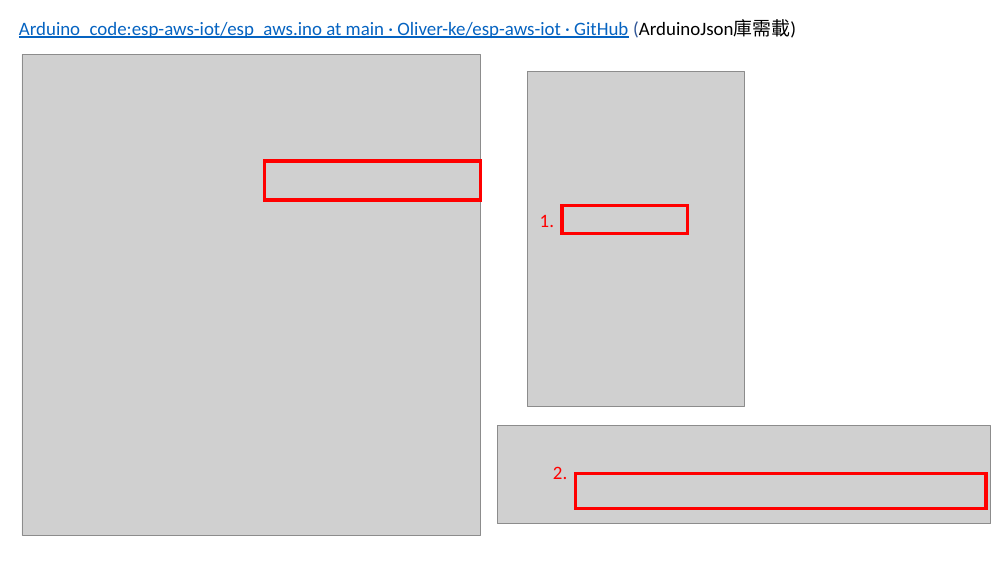
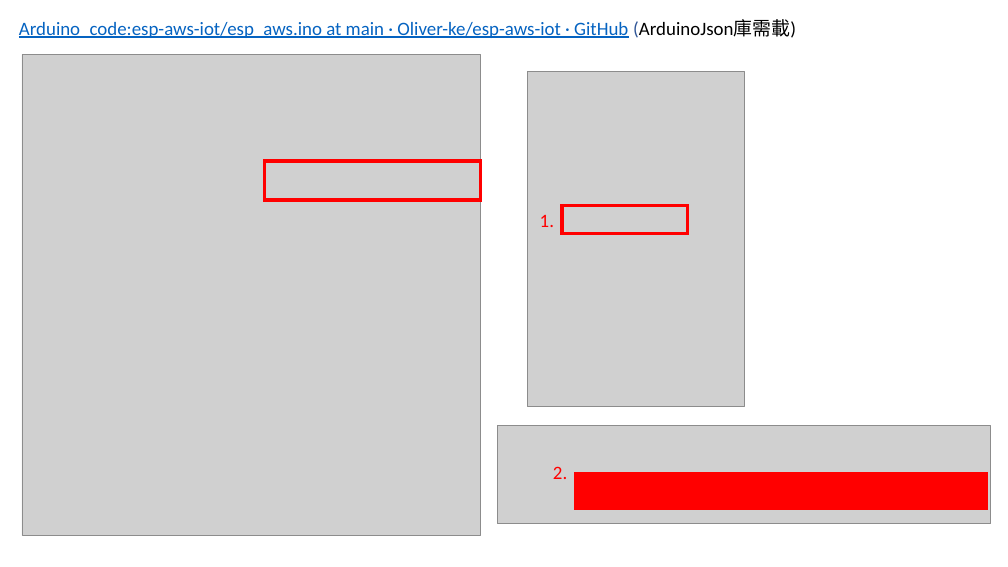
Before and after one commit to 23876306/Arduino, a slide deck: slide 8 of arduino/esp_aws.ino/ESP32.pptx. Drawn at 1008x567 pixels with LibreOffice and Linux fonts; fonts in the diff are those of the drawing; grey boxes stand for pictures. Boxes give left, top, right and bottom in pixels: in the first picture for what was removed or moved away, otherwise in the second. Text is boxed around its words. In the diff, an @@ line names an element or a change of style, - is before the commit and + after.

```diff
--- a/arduino/esp_aws.ino/ESP32.pptx
+++ b/arduino/esp_aws.ino/ESP32.pptx
@@ rectangle at (575, 473, 986, 508): fill none to #FF0000 @@
```
Also in this commit, not shown: 2 other slides changed, 1 other file.
